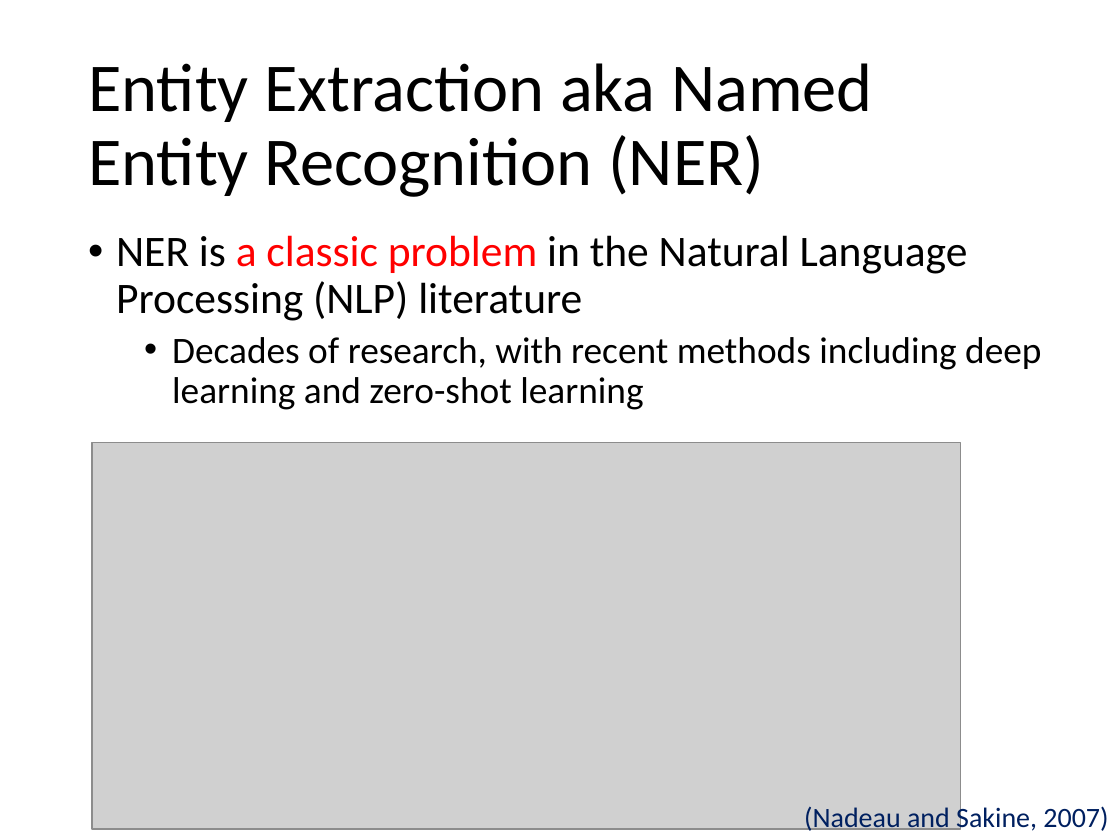
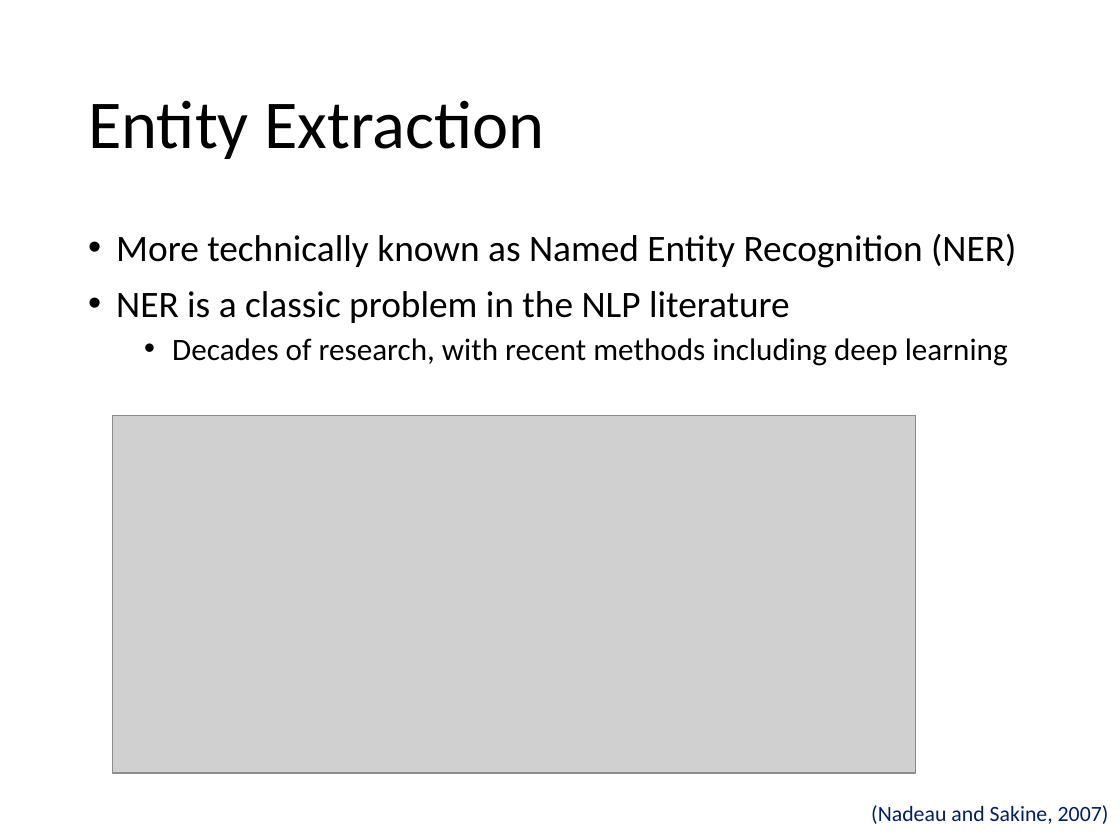
Before and after one commit to evhart/smasac-tutorial, a slide deck: slide 13 of slides/pptx/3-entity-extraction.pptx. Drawn at 1120x840 pixels with LibreOffice and Linux fonts; fonts in the diff are those of the drawing; grey boxes stand for pictures. Boxes give left, top, right and bottom in pixels: in the first picture for what was removed or moved away, otherwise in the second. Text is boxed around its words. In the diff, an @@ line names an element or a change of style, - is before the commit and + after.

Commit message:
some more changes to event extraction slides etc.

```diff
--- a/slides/pptx/3-entity-extraction.pptx
+++ b/slides/pptx/3-entity-extraction.pptx
@@ title at (88, 100, 544, 159): text changed @@
-Entity Extraction aka Named Entity Recognition (NER)
+Entity Extraction
@@ text at (116, 234, 1016, 366): text changed @@
-• NER is a classic problem in the Natural Language Processing (NLP) literature
-  • Decades of research, with recent methods including deep learning and zero-shot learning
+• More technically known as Named Entity Recognition (NER)
+• NER is a classic problem in the NLP literature
+  • Decades of research, with recent methods including deep learning
@@ picture: place and size @@
-picture at (92, 442, 960, 829)
+picture at (113, 416, 916, 773)
@@ text "(Nadeau and Sakine, 2007)": place and size @@
-text "(Nadeau and Sakine, 2007)" at (804, 804, 1108, 834)
+text "(Nadeau and Sakine, 2007)" at (871, 805, 1109, 824)
@@ text "(Nadeau and Sakine, 2007)" at (871, 805, 1109, 824): size 18 to 14 pt @@
```
Also in this commit, not shown: 16 other slides changed, 2 slides added, 1 other file.
